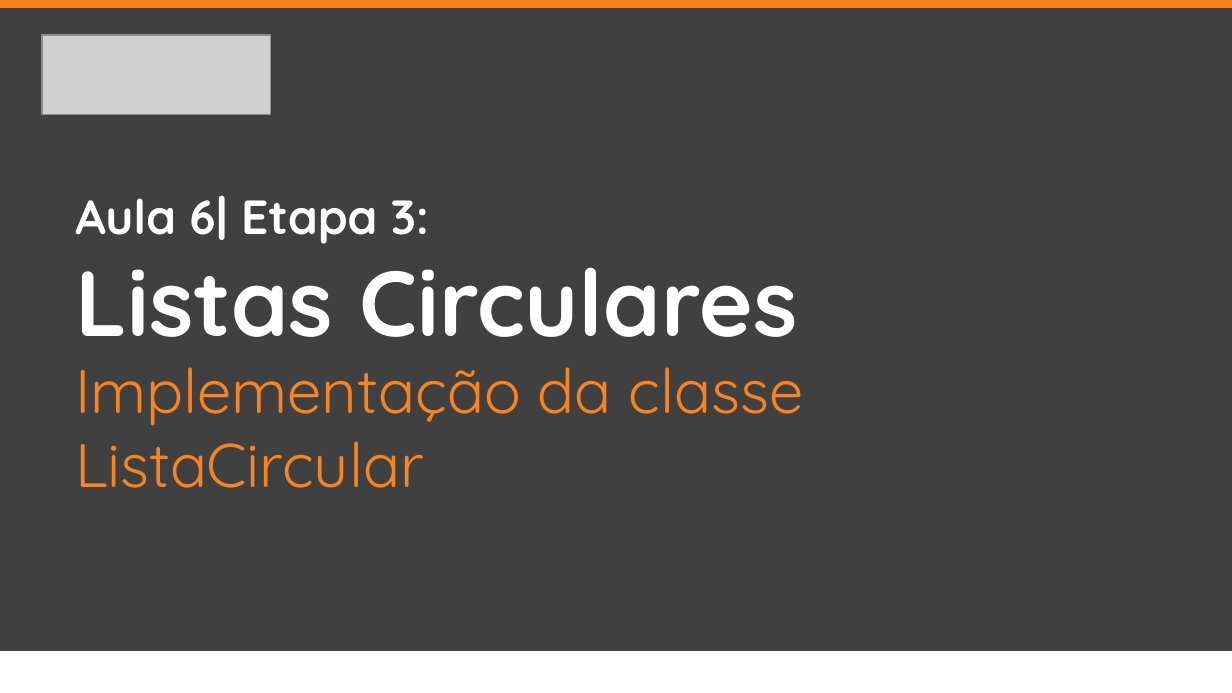
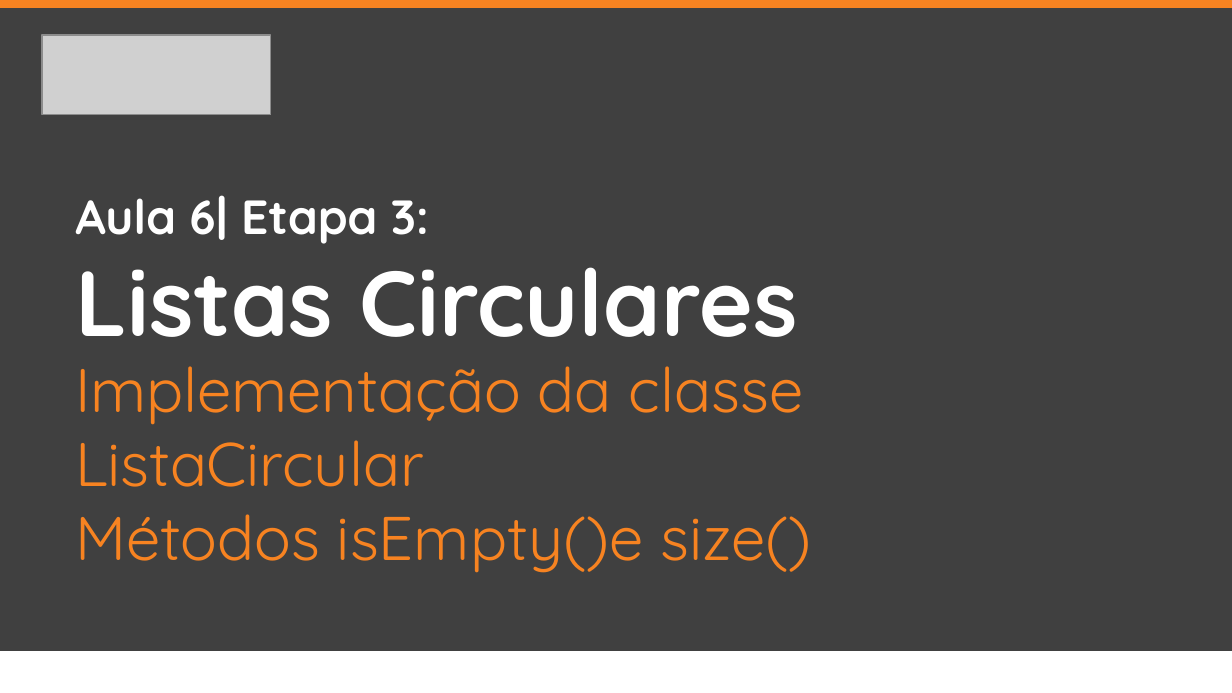
Before and after one commit to jrdutra/estruturaDeDadosJavaDio, a slide deck: slide 2 of apresentacoes/Aula6/Etapa3.pptx. Drawn at 1232x693 pixels with LibreOffice and Linux fonts; fonts in the diff are those of the drawing; grey boxes stand for pictures. Boxes give left, top, right and bottom in pixels: in the first picture for what was removed or moved away, otherwise in the second. Text is boxed around its words. In the diff, an @@ line names an element or a change of style, - is before the commit and + after.

```diff
--- a/apresentacoes/Aula6/Etapa3.pptx
+++ b/apresentacoes/Aula6/Etapa3.pptx
@@ text at [75, 514, 811, 573]: paragraph added @@
+Métodos isEmpty()e size()
```
Also in this commit, not shown: 13 other files.
